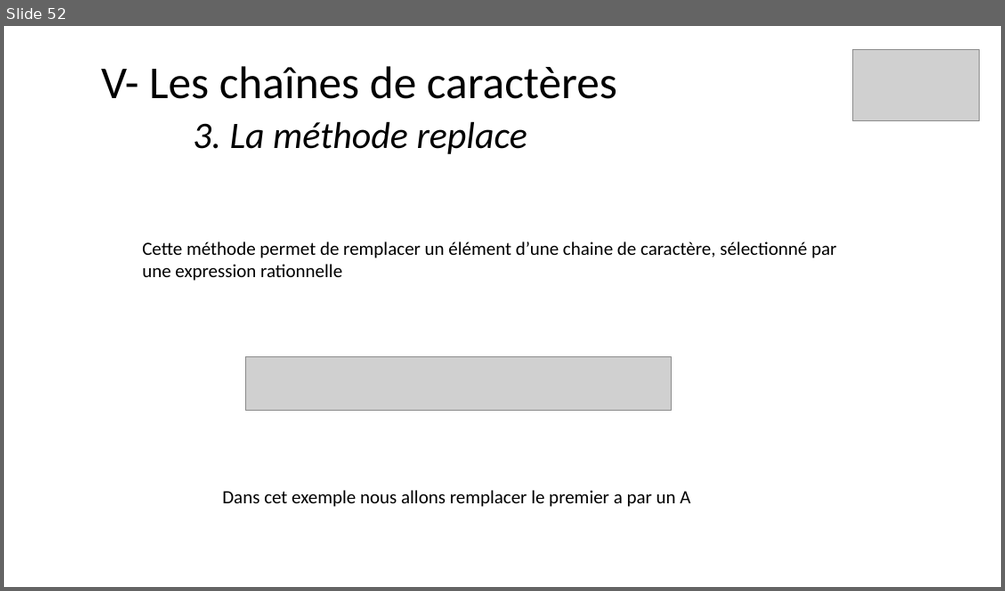
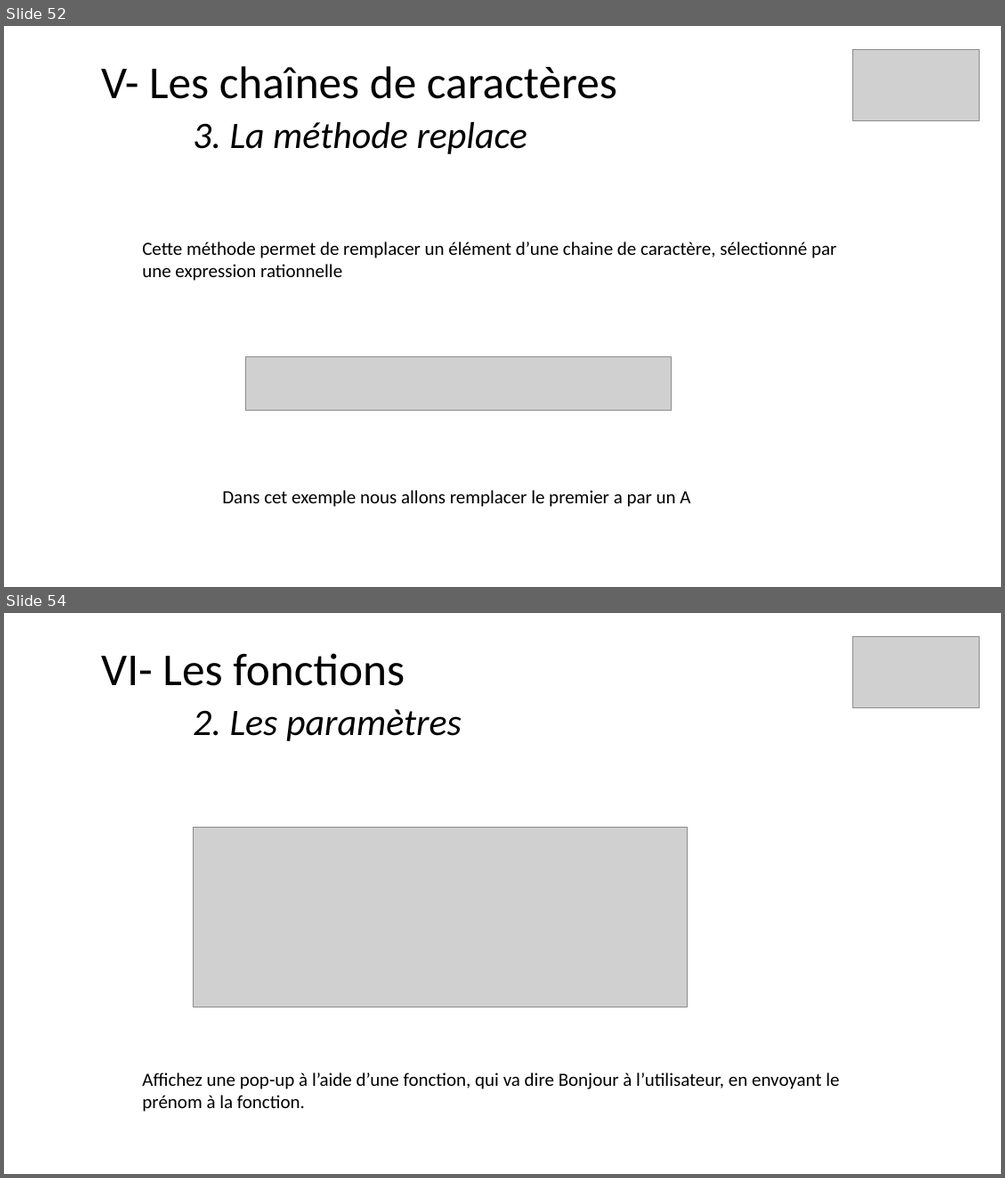
Before and after one commit to ArMb57/JavaScript, a slide deck: cours.pptx. Shown one above the other, each under a label of ours: slide 52 before the commit, slides 52 and 54 after it; the slides between them are not shown. The pictures are 1005x591 and 1005x1178 pixels, drawn with LibreOffice and Linux fonts; fonts in the diff are those of the drawing; grey boxes stand for pictures. Boxes give left, top, right and bottom in pixels: in the first picture for what was removed or moved away, otherwise in the second. Text is boxed around its words. In the diff, an @@ line names an element or a change of style, - is before the commit and + after.

Commit message:
Les fonctions

```diff
--- a/cours.pptx
+++ b/cours.pptx
@@ slide 54 added at <box>4,613,1001,1174</box>, background #FFFFFF @@
@@ picture added at <box>853,636,979,708</box> @@
@@ title added at <box>101,653,461,741</box>, 44 pt, text #000000 @@
+VI- Les fonctions
+2. Les paramètres
@@ picture added at <box>194,827,687,1006</box> @@
@@ text added at <box>142,1072,839,1111</box>, 18 pt, text #000000 @@
+Affichez une pop-up à l’aide d’une fonction, qui va dire Bonjour à l’utilisateur, en envoyant le prénom à la fonction.
```
Also in this commit, not shown: 1 slide changed, 13 other slides added, 3 other files.
